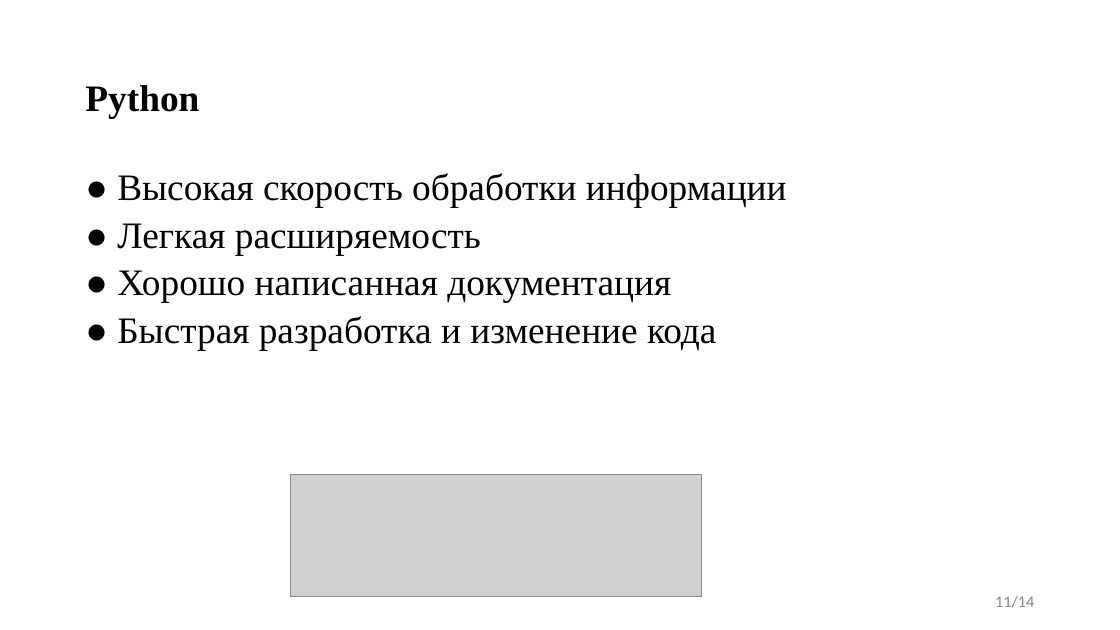
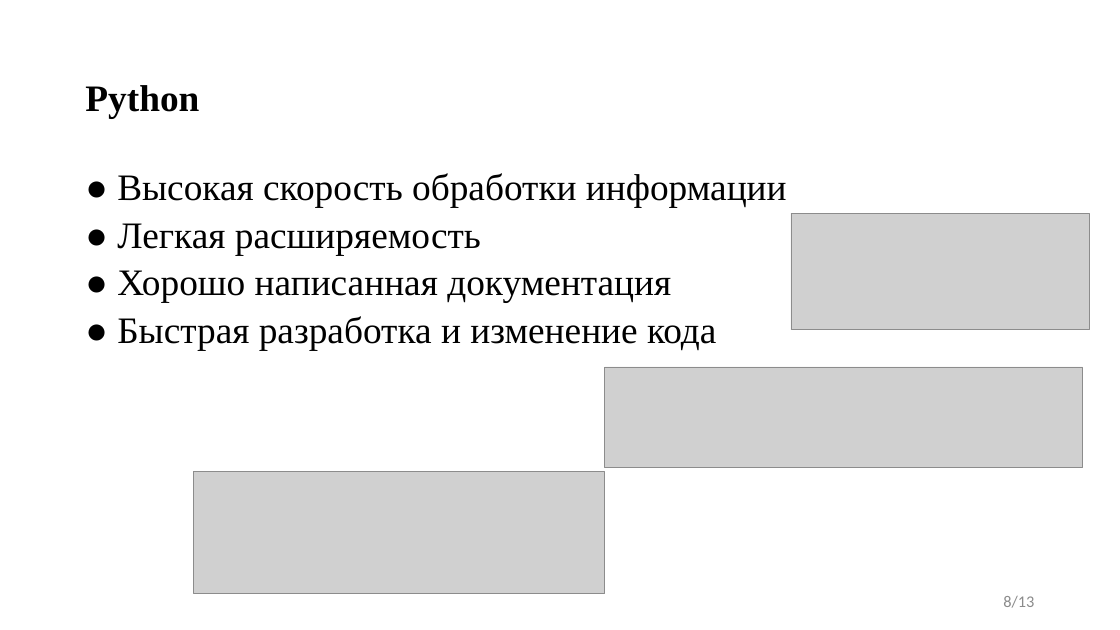
Before and after one commit to DenisBelashkov/UtilitatemMetris, a slide deck: slide 8 of Документация/Utilitatem Metris.pptx (slide 11 before the commit). Drawn at 1120x630 pixels with LibreOffice and Linux fonts; fonts in the diff are those of the drawing; grey boxes stand for pictures. Boxes give left, top, right and bottom in pixels: in the first picture for what was removed or moved away, otherwise in the second. Text is boxed around its words. In the diff, an @@ line names an element or a change of style, - is before the commit and + after.

```diff
--- a/Документация/Utilitatem Metris.pptx
+++ b/Документация/Utilitatem Metris.pptx
@@ picture added at (791,213,1090,330) @@
@@ picture added at (605,367,1083,468) @@
@@ picture: place and size @@
-picture at (290,475,701,597)
+picture at (194,472,605,594)
@@ page number at (1003,596,1034,608): text changed @@
-11/14
+8/13
```
Also in this commit, not shown: 5 other slides changed, 3 slides added, 4 slides removed, 3 other files.
